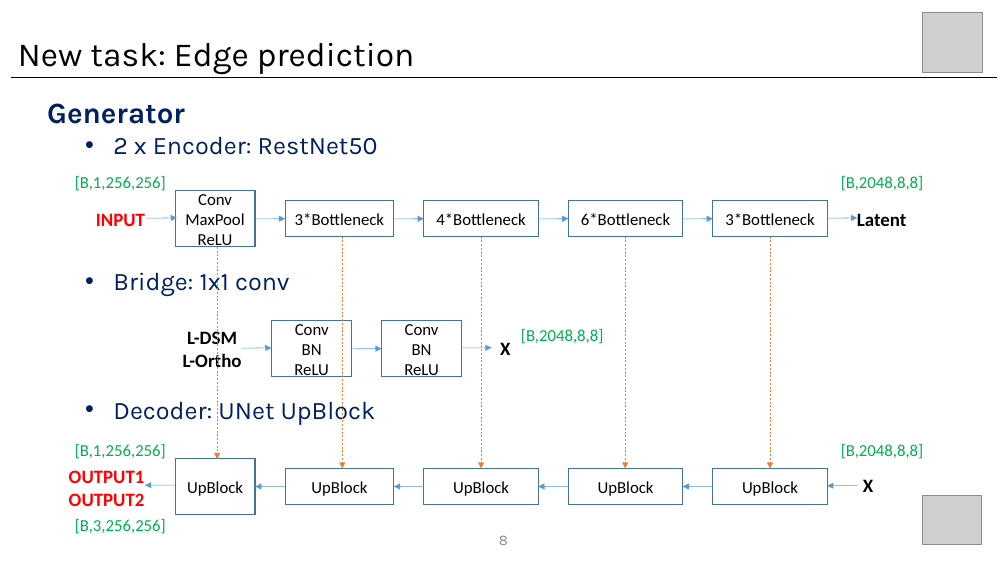
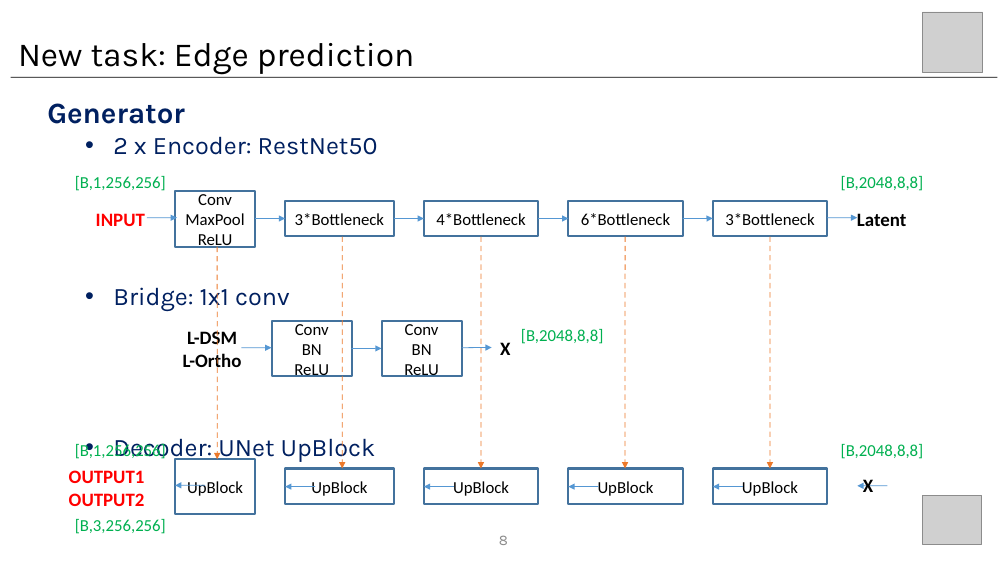
Before and after one commit to wangyi111/Building-Vectorization-3D, a slide deck: slide 8 of assets/reports/20201029_BuildNetwork.pptx. Drawn at 1008x567 pixels with LibreOffice and Linux fonts; fonts in the diff are those of the drawing; grey boxes stand for pictures. Boxes give left, top, right and bottom in pixels: in the first picture for what was removed or moved away, otherwise in the second. Text is boxed around its words. In the diff, an @@ line names an element or a change of style, - is before the commit and + after.

```diff
--- a/assets/reports/20201029_BuildNetwork.pptx
+++ b/assets/reports/20201029_BuildNetwork.pptx
@@ line (11, 77) - (997, 77): stroke #000000 0.5 pt to #000000 0.75 pt @@
@@ text at (x1=113, y1=136, x2=378, y2=463): indent changed @@
@@ arrow removed from (343, 237) to (343, 469) @@
@@ freeform shape added at (x1=343, y1=237, x2=343, y2=469), outline #EC792B 0.75 pt @@
@@ arrow removed from (481, 237) to (481, 469) @@
@@ freeform shape added at (x1=481, y1=237, x2=481, y2=469), outline #EC792B 0.75 pt @@
@@ arrow removed from (625, 237) to (625, 469) @@
@@ freeform shape added at (x1=625, y1=237, x2=625, y2=469), outline #EC792B 0.75 pt @@
@@ freeform shape added at (x1=770, y1=237, x2=770, y2=469), outline #EC792B 0.75 pt @@
@@ arrow removed from (771, 237) to (771, 469) @@
@@ group removed at (x1=147, y1=218, x2=858, y2=219): 6 arrows @@
@@ group added at (x1=147, y1=218, x2=858, y2=219): 6 freeform shapes @@
@@ arrow removed from (217, 247) to (217, 459) @@
@@ freeform shape added at (x1=217, y1=247, x2=217, y2=459), outline #EC792B 0.75 pt @@
@@ arrow removed from (241, 348) to (271, 348) @@
@@ freeform shape added at (x1=241, y1=348, x2=271, y2=348), outline #5698D3 0.75 pt @@
@@ arrow removed from (352, 349) to (382, 349) @@
@@ freeform shape added at (x1=352, y1=349, x2=382, y2=349), outline #5698D3 0.75 pt @@
@@ arrow removed from (462, 348) to (492, 348) @@
@@ freeform shape added at (x1=462, y1=348, x2=492, y2=348), outline #5698D3 0.75 pt @@
@@ outline #43739E 1 pt to #43739E 2 pt in 11 elements at (x1=175, y1=191, x2=256, y2=247), (x1=285, y1=201, x2=394, y2=237), (x1=569, y1=201, x2=683, y2=237), (x1=713, y1=201, x2=827, y2=237), (x1=271, y1=321, x2=352, y2=377), (x1=382, y1=321, x2=462, y2=377), (x1=175, y1=459, x2=256, y2=515), (x1=285, y1=469, x2=394, y2=504), (x1=424, y1=469, x2=538, y2=504), (x1=569, y1=469, x2=683, y2=504), (x1=713, y1=469, x2=827, y2=504) @@
@@ group removed at (x1=145, y1=485, x2=858, y2=487): 6 arrows @@
@@ group added at (x1=175, y1=485, x2=888, y2=486): 6 freeform shapes @@
```
Also in this commit, not shown: 11 other slides changed, 5 slides added, 1 slide removed, 1 other file.
